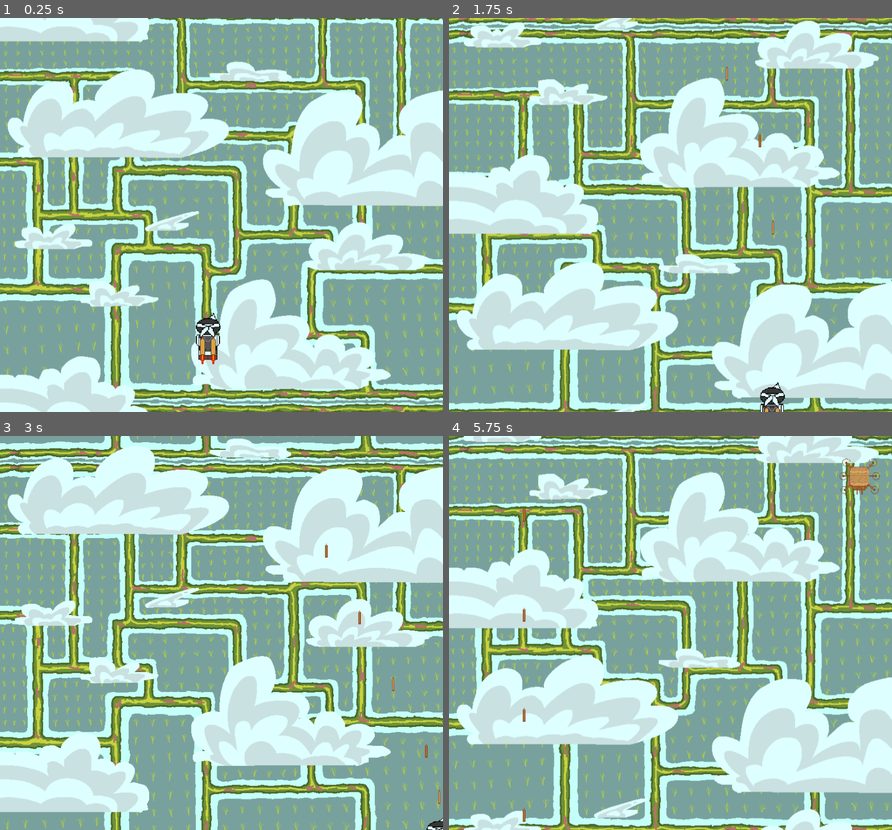
Above: before the commit, frames 1-4 (two rows, left to right).
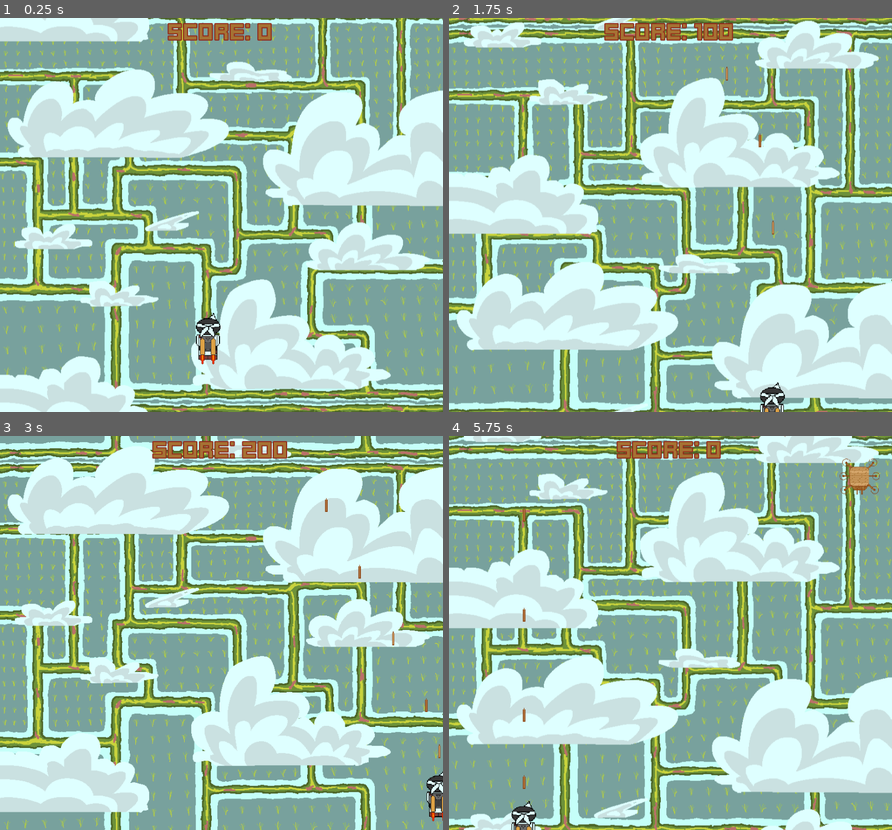
Above: after the commit, the same moments.

Repository: lats99/AdventureofKabayan
Game: Godot game, scene res://scenes/main.tscn
The game is run twice, just before and just after one commit, with the same random seed, the same clock (stepped at 60 frames per second) and the same inputs.
Inputs (mouse positions are in pixels of both pictures, inside the frame that each line leads up to):
- Up to frame 1 (0.25 s): no input
- Up to frame 2 (1.75 s): move the mouse to (767, 195) at 0.52 s; press the mouse at (767, 195) at 0.53 s; hold D (move_right) 0.53-1.28 s; move the mouse to (581, 234) at 1.27 s; release the mouse at (581, 234) at 1.28 s; hold S (move_down) from 1.28 s (still down); click (581, 234) at 1.35 s
- Up to frame 3 (3 s): move the mouse to (265, 546) at 2.02 s; release S (move_down) at 2.03 s; press the mouse at (265, 546) at 2.03 s; hold D (move_right) 2.03-2.78 s; move the mouse to (199, 711) at 2.77 s; release the mouse at (199, 711) at 2.78 s; hold W (move_up) from 2.78 s (still down); click (199, 711) at 2.85 s
- Up to frame 4 (5.75 s): move the mouse to (803, 692) at 3.52 s; release W (move_up) at 3.53 s; press the mouse at (803, 692) at 3.53 s; hold A (move_left) 3.53-5.03 s; tap R (reset) at 4.15 s; move the mouse to (537, 573) at 4.27 s; release the mouse at (537, 573) at 4.28 s; click (537, 573) at 4.35 s; move the mouse to (692, 633) at 5.02 s; press the mouse at (692, 633) at 5.03 s; hold S (move_down) from 5.03 s (still down)

The runs differ from the first frame. In frame 1, 0.8% of the frame differs, in the area x 37-62%, y 1-6%; in frame 2, 1.0%; in frame 3, 1.7%, in the area x 34-100%, y 1-100%; in frame 4, 1.1%.

Commit message:
Add game over scene and scoring mechanism

Diff:
--- a/scenes/adv_enemy.tscn
+++ b/scenes/adv_enemy.tscn
@@ -7,7 +7,6 @@
 collision_layer = 2
 collision_mask = 5
 script = ExtResource("1_mr0vp")
-speed = 300
 
 [node name="Sprite2D" type="Sprite2D" parent="."]
 texture_filter = 1
--- /dev/null
+++ b/scenes/game_over.tscn
@@ -0,0 +1,144 @@
+[gd_scene load_steps=8 format=3 uid="uid://beqo5jfbbogyq"]
+
+[ext_resource type="Script" uid="uid://dnfw5fm8u7xyx" path="res://scripts/game_over.gd" id="1_wqhvx"]
+[ext_resource type="FontFile" uid="uid://bn78wnrbscgvl" path="res://assets/textures/Kenney Future Square.ttf" id="2_tbwuq"]
+
+[sub_resource type="StyleBoxFlat" id="StyleBoxFlat_0nqlu"]
+bg_color = Color(0.827451, 0.643137, 0.411765, 1)
+border_width_left = 10
+border_width_top = 10
+border_width_right = 10
+border_width_bottom = 10
+border_color = Color(0.576471, 0.156863, 0.105882, 1)
+corner_radius_top_left = 25
+corner_radius_top_right = 25
+corner_radius_bottom_right = 25
+corner_radius_bottom_left = 25
+
+[sub_resource type="LabelSettings" id="LabelSettings_racf3"]
+font = ExtResource("2_tbwuq")
+font_size = 45
+font_color = Color(0.647059, 0.447059, 0.2, 1)
+outline_size = 10
+outline_color = Color(0.576471, 0.156863, 0.105882, 1)
+
+[sub_resource type="LabelSettings" id="LabelSettings_7m3ot"]
+font = ExtResource("2_tbwuq")
+font_size = 30
+font_color = Color(0.647059, 0.447059, 0.2, 1)
+outline_size = 10
+outline_color = Color(0.576471, 0.156863, 0.105882, 1)
+
+[sub_resource type="LabelSettings" id="LabelSettings_v3hpu"]
+font = ExtResource("2_tbwuq")
+font_size = 30
+font_color = Color(0.647059, 0.447059, 0.2, 1)
+outline_size = 10
+outline_color = Color(0.576471, 0.156863, 0.105882, 1)
+
+[sub_resource type="StyleBoxFlat" id="StyleBoxFlat_irg28"]
+bg_color = Color(0.576471, 0.156863, 0.105882, 1)
+corner_radius_top_left = 8
+corner_radius_top_right = 8
+corner_radius_bottom_right = 8
+corner_radius_bottom_left = 8
+
+[node name="GameOverPop" type="Control"]
+layout_mode = 3
+anchors_preset = 15
+anchor_right = 1.0
+anchor_bottom = 1.0
+grow_horizontal = 2
+grow_vertical = 2
+script = ExtResource("1_wqhvx")
+
+[node name="ColorRect" type="ColorRect" parent="."]
+layout_mode = 1
+anchors_preset = 15
+anchor_right = 1.0
+anchor_bottom = 1.0
+grow_horizontal = 2
+grow_vertical = 2
+color = Color(0, 0, 0, 0.270588)
+
+[node name="Panel" type="Panel" parent="."]
+layout_mode = 1
+anchors_preset = 8
+anchor_left = 0.5
+anchor_top = 0.5
+anchor_right = 0.5
+anchor_bottom = 0.5
+offset_left = -224.0
+offset_top = -201.0
+offset_right = 224.0
+offset_bottom = 201.0
+grow_horizontal = 2
+grow_vertical = 2
+theme_override_styles/panel = SubResource("StyleBoxFlat_0nqlu")
+
+[node name="GameOver" type="Label" parent="Panel"]
+layout_mode = 1
+anchors_preset = 5
+anchor_left = 0.5
+anchor_right = 0.5
+offset_left = -122.0
+offset_top = 30.0
+offset_right = 122.0
+offset_bottom = 82.0
+grow_horizontal = 2
+text = "Game Over"
+label_settings = SubResource("LabelSettings_racf3")
+horizontal_alignment = 1
+vertical_alignment = 1
+
+[node name="HighScore" type="Label" parent="Panel"]
+layout_mode = 1
+anchors_preset = 5
+anchor_left = 0.5
+anchor_right = 0.5
+offset_left = -132.0
+offset_top = 137.0
+offset_right = 132.0
+offset_bottom = 189.0
+grow_horizontal = 2
+text = "High score : 9999"
+label_settings = SubResource("LabelSettings_7m3ot")
+horizontal_alignment = 1
+vertical_alignment = 1
+
+[node name="Score" type="Label" parent="Panel"]
+layout_mode = 1
+anchors_preset = 5
+anchor_left = 0.5
+anchor_right = 0.5
+offset_left = -132.0
+offset_top = 188.0
+offset_right = 132.0
+offset_bottom = 240.0
+grow_horizontal = 2
+text = "score : 9999"
+label_settings = SubResource("LabelSettings_v3hpu")
+horizontal_alignment = 1
+vertical_alignment = 1
+
+[node name="RetryButton" type="Button" parent="Panel"]
+layout_mode = 1
+anchors_preset = -1
+anchor_left = 0.361607
+anchor_top = 0.736318
+anchor_right = 0.638393
+anchor_bottom = 0.830846
+offset_left = -4.0
+offset_top = -2.0
+offset_right = 4.0
+offset_bottom = 6.0
+grow_horizontal = 2
+grow_vertical = 2
+theme_override_colors/font_color = Color(0.647059, 0.447059, 0.2, 1)
+theme_override_fonts/font = ExtResource("2_tbwuq")
+theme_override_font_sizes/font_size = 31
+theme_override_styles/normal = SubResource("StyleBoxFlat_irg28")
+text = "Retry"
+metadata/_edit_use_anchors_ = true
+
+[connection signal="pressed" from="Panel/RetryButton" to="." method="_on_retry_button_pressed"]
--- /dev/null
+++ b/scenes/hud.tscn
@@ -0,0 +1,31 @@
+[gd_scene load_steps=4 format=3 uid="uid://cipowub5xjycw"]
+
+[ext_resource type="Script" uid="uid://dj8m71v36tj84" path="res://scripts/hud.gd" id="1_oo0fn"]
+[ext_resource type="FontFile" uid="uid://bn78wnrbscgvl" path="res://assets/textures/Kenney Future Square.ttf" id="2_5ysmq"]
+
+[sub_resource type="LabelSettings" id="LabelSettings_6fi6k"]
+font = ExtResource("2_5ysmq")
+font_size = 48
+font_color = Color(0.647059, 0.447059, 0.2, 1)
+outline_size = 8
+outline_color = Color(0.576471, 0.156863, 0.105882, 1)
+
+[node name="HUD" type="Control"]
+layout_mode = 3
+anchors_preset = 15
+anchor_right = 1.0
+anchor_bottom = 1.0
+grow_horizontal = 2
+grow_vertical = 2
+script = ExtResource("1_oo0fn")
+
+[node name="Score" type="Label" parent="."]
+layout_mode = 1
+anchors_preset = 10
+anchor_right = 1.0
+offset_bottom = 23.0
+grow_horizontal = 2
+text = "Score: 9999"
+label_settings = SubResource("LabelSettings_6fi6k")
+horizontal_alignment = 1
+vertical_alignment = 1
--- a/scenes/main.tscn
+++ b/scenes/main.tscn
@@ -7,6 +7,8 @@
 [ext_resource type="PackedScene" uid="uid://bv6ralo3qoiyi" path="res://scenes/enemy.tscn" id="5_tbgi4"]
 [ext_resource type="PackedScene" uid="uid://di8rxrjsc1a46" path="res://scenes/med_enemy.tscn" id="6_tefeu"]
 [ext_resource type="PackedScene" uid="uid://cce3fe67tn5lc" path="res://scenes/adv_enemy.tscn" id="7_o6xl0"]
+[ext_resource type="PackedScene" uid="uid://cipowub5xjycw" path="res://scenes/hud.tscn" id="8_tipki"]
+[ext_resource type="PackedScene" uid="uid://beqo5jfbbogyq" path="res://scenes/game_over.tscn" id="9_85g3d"]
 
 [node name="Main" type="Node2D"]
 script = ExtResource("1_0xm2m")
@@ -43,5 +45,12 @@
 [node name="EnemySpawnTimer" type="Timer" parent="."]
 autostart = true
 
+[node name="CanvasLayer" type="CanvasLayer" parent="."]
+
+[node name="HUD" parent="CanvasLayer" instance=ExtResource("8_tipki")]
+
+[node name="GameOver" parent="CanvasLayer" instance=ExtResource("9_85g3d")]
+
 [connection signal="bullets_shot" from="Player" to="." method="_on_player_bullets_shot"]
+[connection signal="killed" from="Player" to="." method="_on_player_killed"]
 [connection signal="timeout" from="EnemySpawnTimer" to="." method="_on_enemy_spawn_timer_timeout"]
--- a/scenes/med_enemy.tscn
+++ b/scenes/med_enemy.tscn
@@ -8,7 +8,6 @@
 collision_layer = 2
 collision_mask = 5
 script = ExtResource("1_aua1i")
-speed = 225
 
 [node name="Sprite2D" type="Sprite2D" parent="."]
 texture_filter = 1
--- a/scripts/adv_enemy.gd
+++ b/scripts/adv_enemy.gd
@@ -1,8 +1,10 @@
 class_name AdvEnemy extends Area2D
 
-@export var speed = 150
-@export var hp = 2
+signal killed(points)
 
+var speed = 300
+var hp = 2
+var points = 300
 # Called when the node enters the scene tree for the first time.
 func _ready() -> void:
 	pass # Replace with function body.
@@ -25,4 +27,5 @@
 func take_damage(amount):
 	hp -= amount
 	if hp <= 0:
+		killed.emit(points)
 		die()
--- a/scripts/enemy.gd
+++ b/scripts/enemy.gd
@@ -1,7 +1,10 @@
 class_name Enemy extends Area2D
 
-@export var speed = 150
-@export var hp = 1
+signal killed(points)
+
+var speed = 150
+var hp = 1
+var points = 100
 # Called when the node enters the scene tree for the first time.
 func _ready() -> void:
 	pass # Replace with function body.
@@ -25,4 +28,5 @@
 func take_damage(amount):
 	hp -= amount
 	if hp <= 0:
+		killed.emit(points)
 		die()
--- /dev/null
+++ b/scripts/game_over.gd
@@ -0,0 +1,13 @@
+extends Control
+
+func _ready() -> void:
+	pass
+
+func _on_retry_button_pressed() -> void:
+	get_tree().reload_current_scene()
+
+func set_score(value):
+	$Panel/Score.text = "Score: " + str(value)
+
+func set_high_score(value):
+	$Panel/HighScore.text = "High Score: " + str(value)
--- /dev/null
+++ b/scripts/hud.gd
@@ -0,0 +1,5 @@
+extends Control
+
+@onready var score = $Score:
+	set(value):
+		score.text = "Score: " + str(value)
--- a/scripts/main.gd
+++ b/scripts/main.gd
@@ -2,23 +2,42 @@
 
 const SCROLL_SPEED : int = 25
 
-var player = null
 @export var enemy_scenes: Array[PackedScene] = []
 @onready var player_spawn_pos: Marker2D = $PlayerSpawnPos
 @onready var bullets_container: Node2D = $BulletsContainer
 @onready var enemy_container: Node2D = $EnemyContainer
+@onready var hud: Control = $CanvasLayer/HUD
+@onready var game_over: Control = $CanvasLayer/GameOver
+@onready var parallax_background: ParallaxBackground = $ParallaxBackground
 
+var player = null
+var score := 0:
+	set(value):
+		score = value
+		hud.score = score
+var high_score
 
 # Called when the node enters the scene tree for the first time.
 func _ready() -> void:
+	var save_file = FileAccess.open("user://KabayanJetpackSave.data", FileAccess.READ)
+	if save_file != null:
+		high_score = save_file.get_32()
+	else:
+		high_score = 0
+		save_game()
+	score = 0
 	player = get_tree().get_first_node_in_group("player")
 	assert(player!=null)
 	player.global_position = player_spawn_pos.global_position
-	player.bullets_shot.connect(_on_player_bullets_shot)
+	game_over.visible=false
+
+func save_game():
+	var save_file = FileAccess.open("user://KabayanJetpackSave.data", FileAccess.WRITE)
+	save_file.store_32(high_score)
 
 # Called every frame. 'delta' is the elapsed time since the previous frame.
 func _process(delta: float) -> void:
-	$ParallaxBackground.scroll_offset.y += SCROLL_SPEED * delta
+	parallax_background.scroll_offset.y += SCROLL_SPEED * delta
 	if Input.is_action_just_pressed("quit"):
 		get_tree().quit()
 	elif Input.is_action_just_pressed("reset"):
@@ -29,8 +48,21 @@
 	bullets.global_position = location
 	bullets_container.add_child(bullets)
 
-
 func _on_enemy_spawn_timer_timeout() -> void:
 	var e = enemy_scenes.pick_random().instantiate()
 	e.global_position = Vector2(randf_range(50, 814), -50)
+	e.killed.connect(_on_enemy_killed)
 	enemy_container.add_child(e)
+
+func _on_enemy_killed(points):
+	score += points
+	if score > high_score:
+		high_score = score
+	print(score)
+
+func _on_player_killed() -> void:
+	game_over.set_score(score)
+	game_over.set_high_score(high_score)
+	save_game()
+	await get_tree().create_timer(1.5).timeout
+	game_over.visible = true
--- a/scripts/med_enemy.gd
+++ b/scripts/med_enemy.gd
@@ -1,7 +1,10 @@
 class_name MedEnemy extends Area2D
 
-@export var speed = 150
-@export var hp = 2
+signal killed(points)
+
+var speed = 225
+var hp = 2
+var points = 200
 # Called when the node enters the scene tree for the first time.
 func _ready() -> void:
 	pass # Replace with function body.
@@ -24,4 +27,5 @@
 func take_damage(amount):
 	hp -= amount
 	if hp <= 0:
+		killed.emit(points)
 		die()
--- a/scripts/player.gd
+++ b/scripts/player.gd
@@ -1,6 +1,7 @@
 class_name Player extends CharacterBody2D
 
 signal bullets_shot (bullets_scene, location)
+signal killed
 
 @export var speed = 300
 var bullets_scene = preload("res://scenes/bullets.tscn")
@@ -22,8 +23,11 @@
 	velocity = direction * speed
 	move_and_slide()
 
+	global_position = global_position.clamp(Vector2.ZERO, get_viewport_rect().size)
+
 func shoot():
 	bullets_shot.emit(bullets_scene, muzzle.global_position)
 
 func die():
+	killed.emit()
 	queue_free()
Binary file added: assets/textures/Kenney Future Square.ttf
Not shown, added: assets/textures/Kenney Future Square.ttf.import
Not shown: 1 places in scenes/main.tscn that only renumber resources
Not shown, added: scripts/game_over.gd.uid
Not shown, added: scripts/hud.gd.uid
